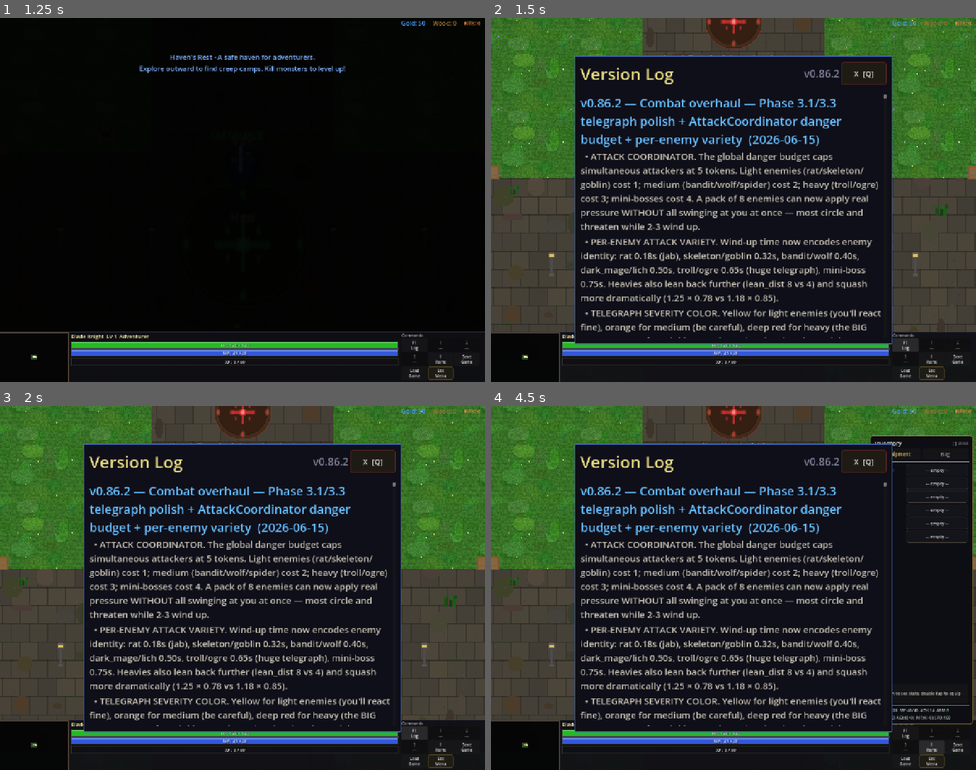
Above: before the commit, frames 1-4 (two rows, left to right).
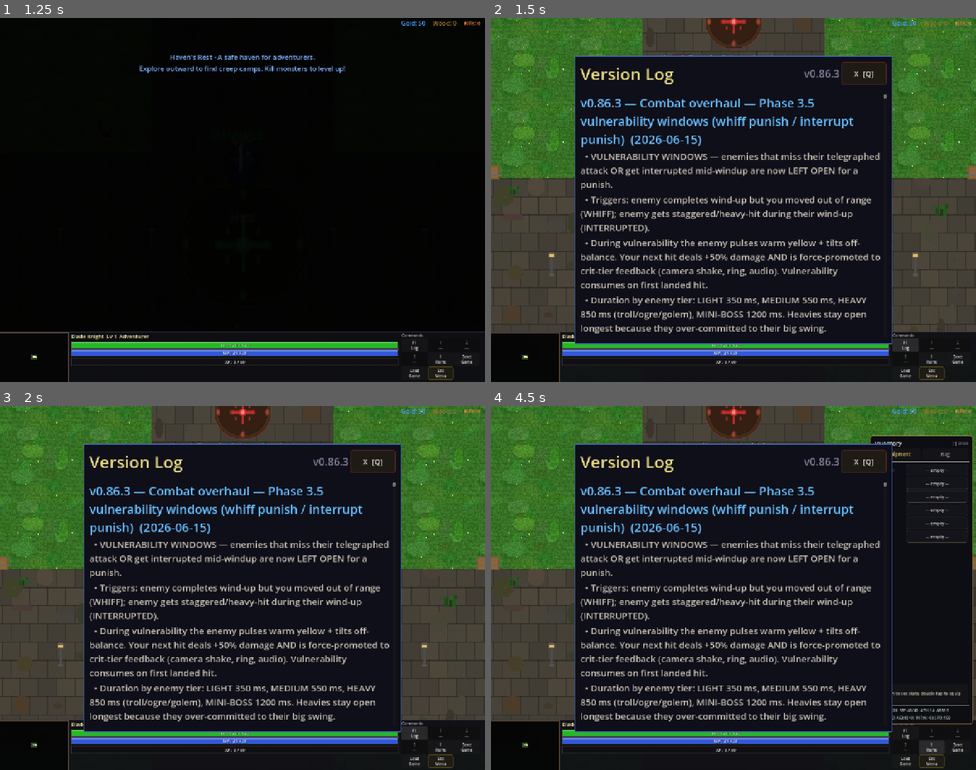
Above: after the commit, the same moments.

Repository: slxny/legends-open-rpg
Game: Godot game, scene res://scenes/main.tscn
The game is run twice, just before and just after one commit, with the same random seed, the same clock (stepped at 60 frames per second) and the same inputs.
Inputs (mouse positions are in pixels of both pictures, inside the frame that each line leads up to):
- Up to frame 1 (1.25 s): tap Enter at 0.5 s; move the mouse to (218, 272) at 0.52 s; hold W (move_up) from 0.53 s (still down); hold Space (attack) from 0.53 s (still down); click (218, 272) at 0.67 s; tap Shift (dodge) at 0.8 s
- Up to frame 2 (1.5 s): release W (move_up) at 1.25 s; release Space (attack) at 1.25 s; click "F1 Log" at 1.25 s
- Up to frame 3 (2 s): no input
- Up to frame 4 (4.5 s): click "1 ---" at 2 s; click "2 ---" at 2.75 s; click "3 ---" at 3.5 s; click "I Items" at 4.25 s

Frame 1 is identical in both runs. In frame 2, 11% of the frame differs, in the area x 18-81%, y 15-88%; in frame 3, 11%; in frame 4, 11%.

Commit message:
v0.86.3: Combat overhaul — Phase 3.5 vulnerability windows
VULNERABILITY WINDOWS — enemies that miss their telegraphed attack
OR get interrupted mid-windup are now LEFT OPEN for a punish.

Triggers:
- WHIFF: enemy completes wind-up but player moved out of range
- INTERRUPTED: enemy gets staggered / heavy-hit during their windup

Duration by tier:
  LIGHT     350ms
  MEDIUM    550ms
  HEAVY     850ms (troll/ogre/golem over-committed)
  MINI-BOSS 1200ms

While vulnerable:
- sprite pulses warm yellow (modulate 1.4/1.25/0.55 ↔ WHITE loop)
- next landed hit: damage × 1.5
- is_crit force-promoted → crit-tier camera shake / ring / audio
- vulnerability consumes on first hit

Combined with perfect-dodge counter window (×1.6) and FRENZY damage
mult (×1.2), a perfect read on a heavy enemy's whiff can output
massive damage.

- enemy.gd:
  _vulnerable_until_usec + _is_in_vulnerability_window query.
  _process_attack: whiff branch (dist > hit_range_sq after windup
  completes) calls _trigger_vulnerability_window(&"whiff") and
  returns before damage path.
  _on_stagger_requested: when canceling an in-flight windup, also
  fires _trigger_vulnerability_window(&"interrupted").
  take_damage: if _is_in_vulnerability_window, amount *= 1.5 +
  is_crit forced true + _clear_vulnerability_window consumes.
  Auto-clear timer scheduled per duration so the glow stops even if
  the player never lands a hit.

Headless: smoke all PASS, parse clean. Grep guard CLEAN.

Co-Authored-By: Claude Opus 4.7 (1M context) <noreply@anthropic.com>

Diff:
--- a/scenes/enemies/enemy.gd
+++ b/scenes/enemies/enemy.gd
@@ -117,6 +117,16 @@
 var _windup_tween: Tween = null
 var _telegraph_arc: Sprite2D = null
 var _reserved_token_cost: int = 0  # 0 = not holding a token
+
+# Phase 3.5 — VULNERABILITY WINDOW. When a heavy enemy whiffs their big
+# telegraphed attack OR gets staggered mid-windup, they're exposed for a
+# brief moment. Taking damage during this window deals +50% and the
+# reaction tier is forced one step heavier so the punish reads as huge.
+var _vulnerable_until_usec: int = 0
+var _vulnerability_glow_tween: Tween = null
+
+func _is_in_vulnerability_window() -> bool:
+	return _vulnerable_until_usec > 0 and Time.get_ticks_usec() < _vulnerable_until_usec
 
 # Phase 3.3 — global ATTACK COORDINATOR (danger budget).
 # Limits how many enemies can be in attack wind-up at any time so groups
@@ -743,6 +753,11 @@
 		_end_attack_windup()
 		# Only deal damage if still close enough to actually hit
 		var hit_range_sq = stats.attack_range * stats.attack_range * 2.25  # 1.5x range
+		if dist_sq > hit_range_sq:
+			# Phase 3.5 — WHIFF! Heavy enemies are vulnerable after a missed
+			# telegraph (medium enemies too, briefer). Punish window opens.
+			_trigger_vulnerability_window(&"whiff")
+			return
 		if dist_sq <= hit_range_sq and target.has_method("take_damage"):
 			# Roll for special attack (15% chance, type-specific)
 			var is_special = randf() < 0.15
@@ -822,6 +837,12 @@
 	if _is_sleeping:
 		_is_sleeping = false
 		visible = true
+	# Phase 3.5 — vulnerability window: +50% damage taken + force-crit
+	# visual reaction. Consumes the vulnerability on first hit landed.
+	if _is_in_vulnerability_window():
+		amount = int(float(amount) * 1.5)
+		is_crit = true  # promote to crit-tier feedback regardless of roll
+		_clear_vulnerability_window()
 	_last_hit_was_crit = is_crit
 	var hp_before = stats.current_hp
 	stats.take_damage(amount)
@@ -3400,6 +3421,9 @@
 		_release_attack_token(_reserved_token_cost)
 		_reserved_token_cost = 0
 		_cancel_attack_windup()
+		# Phase 3.5 — interrupted heavy attacks leave the enemy vulnerable.
+		# Players punish them HARD.
+		_trigger_vulnerability_window(&"interrupted")
 	if HitStopController != null and duration_ms > 0:
 		HitStopController.freeze_target(self, duration_ms, 1)  # VICTIM
 
@@ -3554,6 +3578,48 @@
 	_telegraph_arc = null
 
 
+# Phase 3.5 — open the vulnerability window. Heavier enemies stay open
+# longer (they over-committed). Visual: warm yellow glow on the sprite
+# + slight slump tilt that reads as "off-balance".
+const _VULN_DURATION_LIGHT_MS: int = 350
+const _VULN_DURATION_MEDIUM_MS: int = 550
+const _VULN_DURATION_HEAVY_MS: int = 850
+const _VULN_DURATION_BOSS_MS: int = 1200
+func _trigger_vulnerability_window(_reason: StringName) -> void:
+	if _is_dead:
+		return
+	var cost: int = _get_token_cost()
+	var dur_ms: int = _VULN_DURATION_LIGHT_MS
+	if is_mini_boss:
+		dur_ms = _VULN_DURATION_BOSS_MS
+	elif cost >= 3:
+		dur_ms = _VULN_DURATION_HEAVY_MS
+	elif cost == 2:
+		dur_ms = _VULN_DURATION_MEDIUM_MS
+	_vulnerable_until_usec = Time.get_ticks_usec() + dur_ms * 1000
+	# Visual: warm yellow pulse on the sprite + small downward droop.
+	if is_instance_valid(sprite):
+		if _vulnerability_glow_tween != null and _vulnerability_glow_tween.is_valid():
+			_vulnerability_glow_tween.kill()
+		_vulnerability_glow_tween = sprite.create_tween().set_loops()
+		_vulnerability_glow_tween.tween_property(sprite, "modulate", Color(1.4, 1.25, 0.55), 0.18).set_trans(Tween.TRANS_SINE)
+		_vulnerability_glow_tween.tween_property(sprite, "modulate", Color.WHITE, 0.18).set_trans(Tween.TRANS_SINE)
+	# Schedule auto-clear so the glow stops even if the player never hits.
+	var owner_ref := self
+	get_tree().create_timer(float(dur_ms) / 1000.0).timeout.connect(func() -> void:
+		if is_instance_valid(owner_ref) and not owner_ref._is_dead:
+			owner_ref._clear_vulnerability_window())
+
+
+func _clear_vulnerability_window() -> void:
+	_vulnerable_until_usec = 0
+	if _vulnerability_glow_tween != null and _vulnerability_glow_tween.is_valid():
+		_vulnerability_glow_tween.kill()
+		_vulnerability_glow_tween = null
+	if is_instance_valid(sprite):
+		sprite.modulate = Color.WHITE
+
+
 # Plan corr. 10: after stagger, re-evaluate state from CURRENT conditions
 # rather than blindly resuming ATTACK.
 func _on_stagger_ended() -> void:
--- a/scenes/ui/changelog_dialog.gd
+++ b/scenes/ui/changelog_dialog.gd
@@ -9,9 +9,22 @@
 var _is_visible: bool = false
 var _is_mobile: bool = false
 
-const GAME_VERSION := "v0.86.2"
+const GAME_VERSION := "v0.86.3"
 
 const CHANGELOG: Array[Dictionary] = [
+	{
+		"version": "v0.86.3",
+		"title": "Combat overhaul — Phase 3.5 vulnerability windows (whiff punish / interrupt punish)",
+		"date": "2026-06-15",
+		"entries": [
+			"VULNERABILITY WINDOWS — enemies that miss their telegraphed attack OR get interrupted mid-windup are now LEFT OPEN for a punish.",
+			"Triggers: enemy completes wind-up but you moved out of range (WHIFF); enemy gets staggered/heavy-hit during their wind-up (INTERRUPTED).",
+			"During vulnerability the enemy pulses warm yellow + tilts off-balance. Your next hit deals +50% damage AND is force-promoted to crit-tier feedback (camera shake, ring, audio). Vulnerability consumes on first landed hit.",
+			"Duration by enemy tier: LIGHT 350 ms, MEDIUM 550 ms, HEAVY 850 ms (troll/ogre/golem), MINI-BOSS 1200 ms. Heavies stay open longest because they over-committed to their big swing.",
+			"This is the moment 'dodge the telegraph → punish' becomes the central skill expression in combat. Combined with perfect-dodge counter window (×1.6) and high momentum (×1.2), a perfect read on a troll's heavy attack can output massive damage.",
+			"Internal: _vulnerable_until_usec on enemy. _trigger_vulnerability_window(reason) called from whiff branch in _process_attack and from _on_stagger_requested. take_damage multiplies amount × 1.5 and force-sets is_crit when window active, then _clear_vulnerability_window consumes. Auto-clear timer ensures the glow stops even if the player never lands a hit.",
+		]
+	},
 	{
 		"version": "v0.86.2",
 		"title": "Combat overhaul — Phase 3.1/3.3 telegraph polish + AttackCoordinator danger budget + per-enemy variety",
